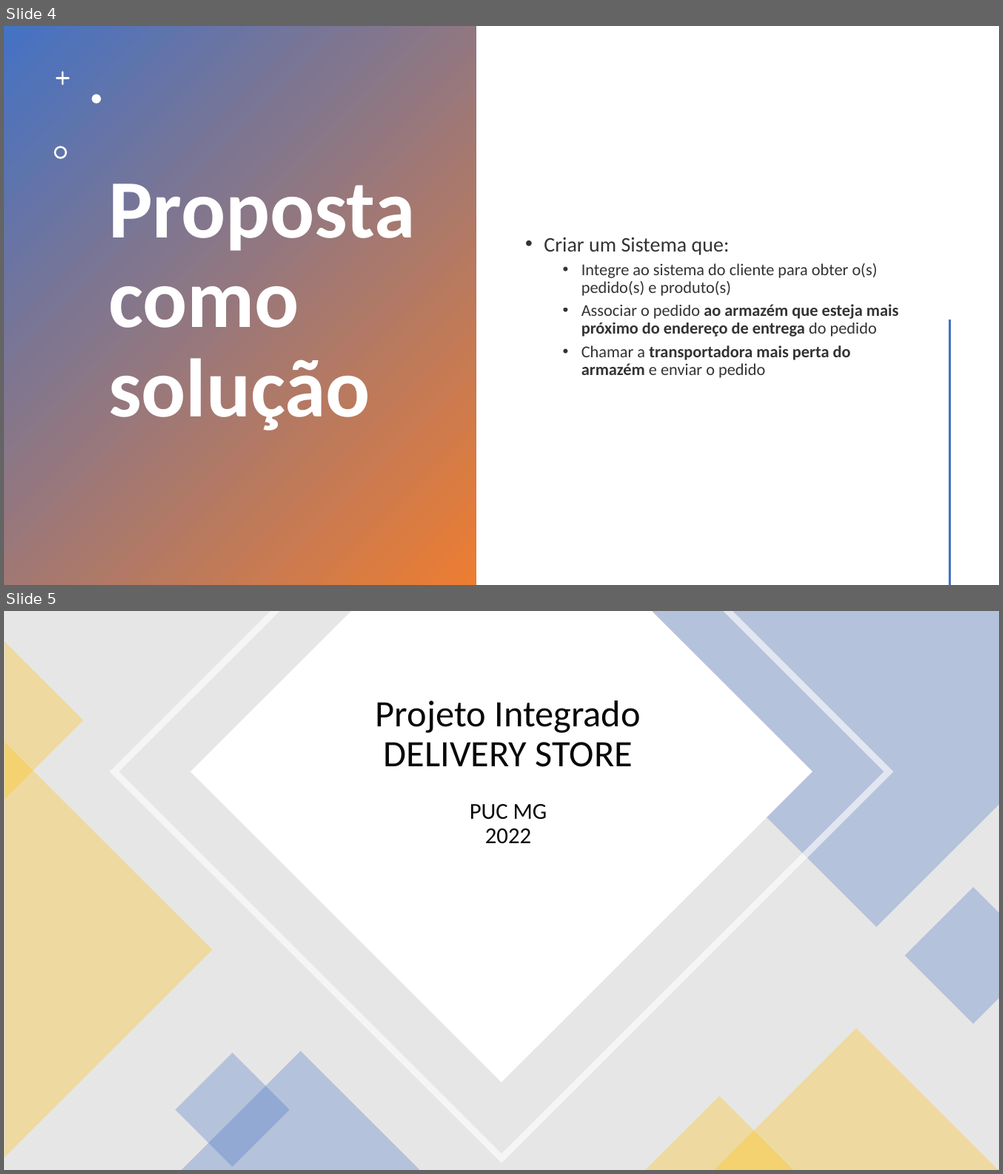
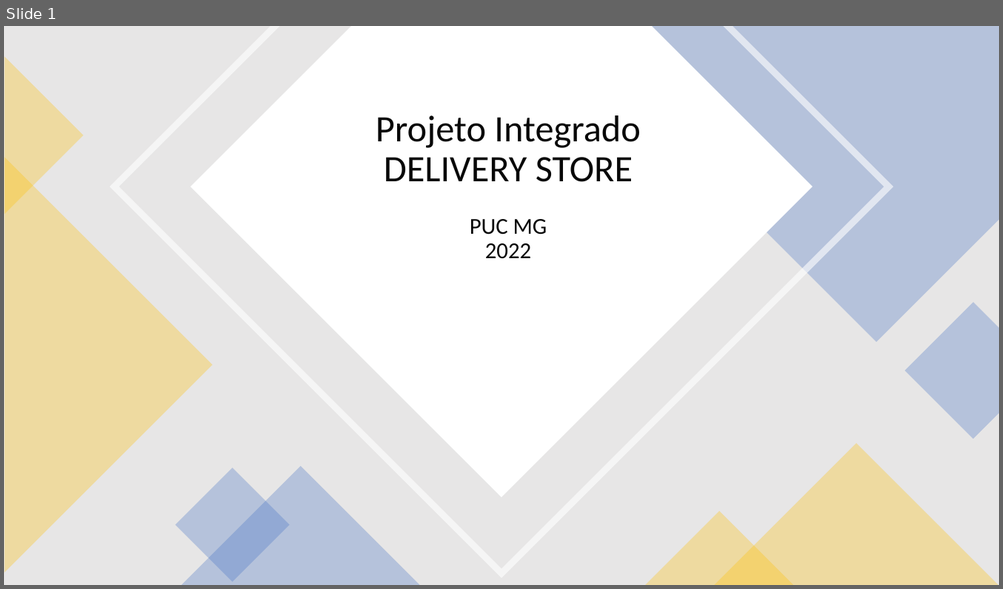
Before and after one commit to frederickfrigieri/puc-projeto-integrado, a slide deck: doc/Apresentação PUC.pptx. Shown one above the other, each under a label of ours: slides 4 and 5 before the commit, slide 1 after it. The pictures are 1003x1174 and 1003x589 pixels, drawn with LibreOffice and Linux fonts; fonts in the diff are those of the drawing. Boxes give left, top, right and bottom in pixels: in the first picture for what was removed or moved away, otherwise in the second. Text is boxed around its words. In the diff, an @@ line names an element or a change of style, - is before the commit and + after.

```diff
--- a/doc/Apresentação PUC.pptx
+++ b/doc/Apresentação PUC.pptx
@@ slide 4 removed at <box>4,26,999,585</box>, background #FFFFFF @@
@@ rectangle removed at <box>4,26,475,585</box> @@
@@ freeform shape removed at <box>56,72,70,86</box> @@
@@ freeform shape removed at <box>92,95,101,104</box> @@
@@ freeform shape removed at <box>54,146,67,158</box> @@
@@ title removed at <box>108,169,415,431</box> @@
-Proposta como solução
@@ text removed at <box>543,237,899,378</box> @@
-• Criar um Sistema que:
-  • Integre ao sistema do cliente para obter o(s) pedido(s) e produto(s)
-  • Associar o pedido ao armazém que esteja mais próximo do endereço de entrega do pedido
-  • Chamar a transportadora mais perta do armazém e enviar o pedido
@@ line removed from (949, 321) to (949, 585) @@
@@ what was slide 5 is now slide 1 @@
```
Also in this commit, not shown: 1 slide changed, 3 other slides removed, 5 other files.
